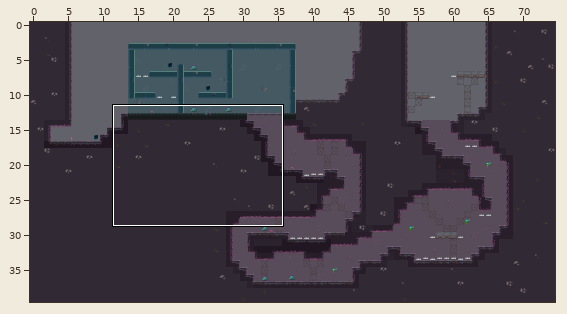
Tiled map (JSON): Eudaemon/assets/levels/level1.json. The first picture is a wide view before the edit; the outline marks the close-up.
Close-up. Before the commit:
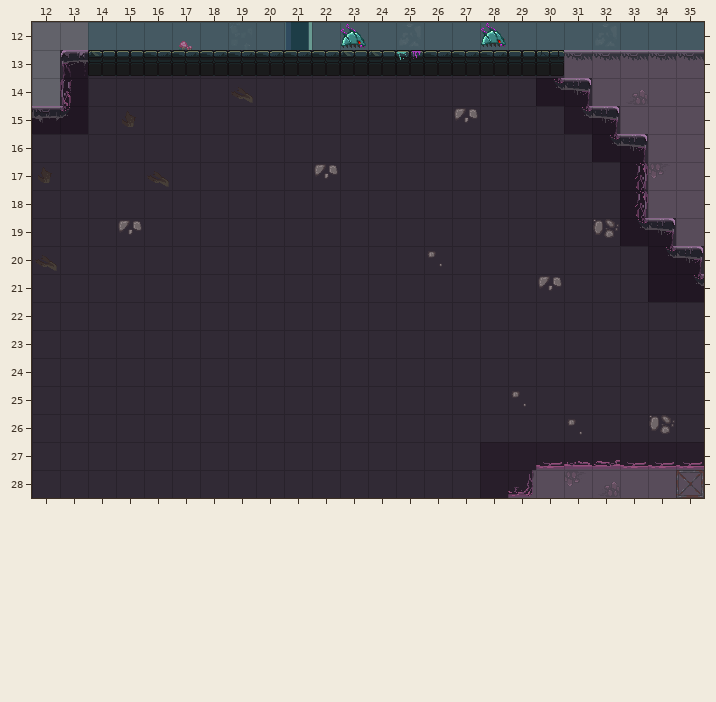
Cells are 32x32 px. Shown: x 12..35, y 12..28. The commit also changed other parts of the map, which this record leaves out.
After the commit:
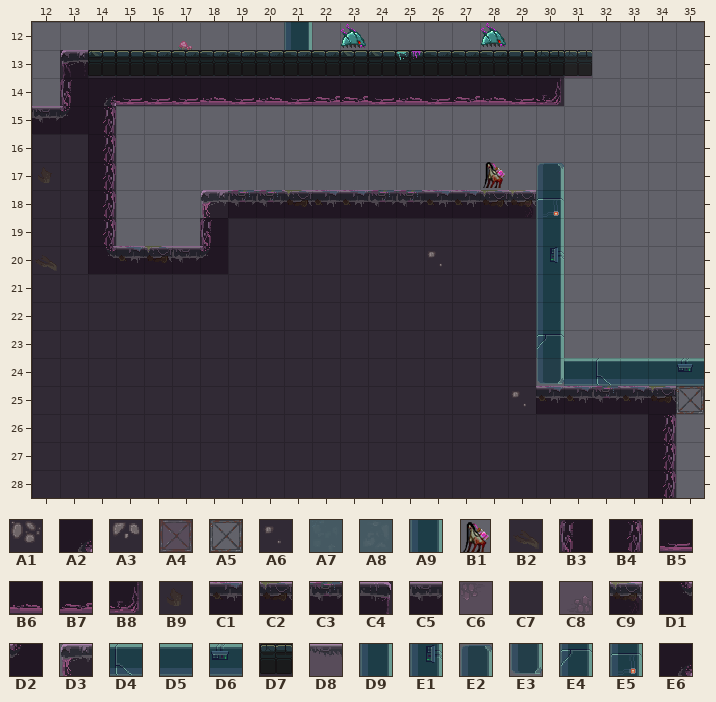
Key: from "Eudaemon Tilleset": A1 10 "DeepDirt1x1A", A2 11 "DeepDirt1x1B", A3 16 "DirtDeepDirt1x1D", A4 19 "Scaffolding1x1A", A5 22 "Scaffolding1x1D", A6 53 "DeepDirt1x1D", A7 57 "BGConcreteC", A8 58 "BGConcreteD", A9 60 "BGConcreteF", B1 84 "goombaTrackingGreater", B2 89 "CorruptedDirtC", B3 92 "CorruptedLeftA", B4 93 "CorruptedRightA", B5 99 "CorruptedBottomA", B6 100 "CorruptedBottomB", B7 101 "CorruptedBottomC", B8 103 "CorruptedBottomRightA", B9 105 "CorruptedDirtB", C1 107 "CorruptedTopC", C2 108 "CorruptedTopD", C3 109 "CorruptedTopE", C4 119 "CorruptedEndRightA", C5 122 "CorruptedTopA", C6 123 "CaveWallA", C7 124 "CaveWallB", C8 126 "CaveWallD", C9 127 "CorruptedCornerTile", D1 128 "CorruptedInnerCorner", D2 129 "CorruptedLeftCornerInner", D3 130 "CorruptedLeftCorner", D4 134 "MetalPlatformA", D5 137 "MetalPlatformD", D6 138 "MetalPlatformE", D7 142 "TiledFloorB", D8 147 "CaveWallTop", D9 148 "MetalPlatformDVert", E1 149 "MetalPlatformEVert", E2 151 "MetalPlatformLeftEndVert", E3 152 "MetalPlatformRightEndVer", E4 153 "MetalPlatformAVert", E5 154 "MetalPlatformBVert", E6 165 "CorruptedInnerCornerDown".
__ is an empty cell.
Objects are placed by their top-left corner, in cells (3,4 is the top-left corner of cell 3,4); size is 1x1 cell unless given.
Tiles replaced or removed in this view: A1, A2, A3, A4, A6, A7, A8, A9, B2, B4, B5, B6, B7, B8, B9, C4, C6, C7, C8, D1, D8.
See-through tiles are keyed as they look on the map.
The edit:
Changed rows in their new state; .. is an unchanged cell.
Layer "TileLayerBG2":
first column x 14:
12 __ __ __ __ __ __ __ .. __ __ __ __ __ __ __ __ __ __ __ __ __ __
13 .. .. .. .. .. .. .. .. .. .. .. .. .. .. .. .. .. C7 __ __ __ __
14 .. .. .. .. .. A2 .. .. .. .. .. .. .. .. .. .. .. __ __ __ __ __
15 .. __ __ __ __ __ __ __ __ __ __ __ __ __ __ __ __ __ __ __ __ __
16 .. __ __ __ __ __ __ __ __ __ __ __ __ __ __ __ __ __ __ __ __ __
17 .. __ __ __ __ __ __ __ __ __ __ __ __ __ __ __ __ __ __ __ __ __
18 .. __ __ __ __ .. .. .. .. .. .. .. .. .. .. C9 A9 __ __ __ __ __
19 .. __ __ __ .. .. .. .. .. .. .. .. .. .. .. .. A9 __ __ __ __ __
20 .. .. .. .. .. .. .. .. .. .. .. .. .. .. .. .. A9 __ __ __ __ __
21 .. .. .. .. .. .. .. .. .. .. .. .. .. .. .. .. A9 __ __ __ __ __
22 .. .. .. .. .. .. .. .. .. .. .. .. .. .. .. .. A9 __ __ __ __ __
23 .. .. .. .. .. .. .. .. .. .. .. .. .. .. .. .. A9 __ __ __ __ __
24 .. .. .. .. .. .. .. .. .. .. .. .. .. .. .. .. __ A9 A9 A9 A9 A9
25 .. .. .. .. .. .. .. .. .. .. .. .. .. .. .. .. .. .. .. .. .. A5
26 .. .. .. .. .. .. .. .. .. .. .. .. .. .. .. .. .. A2 .. .. A2 __
27 .. .. .. .. .. .. .. .. .. .. .. .. .. .. .. .. A2 A2 A2 A2 A2 __
28 .. .. .. .. .. .. .. .. .. .. .. .. .. .. .. A2 A2 A2 A2 A2 A2 __
Layer "TileLayerBG":
first column x 31:
15 __
first column x 35:
28 __
Layer "TileLayerFG":
first column x 14:
13 .. .. .. .. .. .. .. .. .. .. .. .. .. .. .. .. .. D7 .. .. .. ..
14 E6 B5 B5 B5 B6 B5 B6 B5 B7 B7 B5 B6 B5 B7 B6 B5 B8 __ .. .. .. ..
15 B4 .. .. .. .. .. .. .. .. .. .. .. .. .. .. .. .. __ __ .. .. ..
16 B4 .. .. .. .. .. .. .. .. .. .. .. .. .. .. .. .. .. __ __ .. ..
17 B4 .. .. .. .. .. .. .. .. .. .. .. .. .. .. .. E2 .. .. __ .. ..
18 B4 .. .. .. D3 C3 C3 C2 C1 C1 C3 C3 C1 C1 C2 C2 E5 .. .. __ .. ..
19 B4 .. .. .. B3 .. .. .. .. .. .. .. .. .. .. .. D9 .. .. __ __ ..
20 D1 C1 C2 C5 D2 .. .. .. .. .. .. .. .. .. .. .. E1 .. .. .. __ __
21 .. .. .. .. .. .. .. .. .. .. .. .. .. .. .. .. D9 .. .. .. __ __
22 .. .. .. .. .. .. .. .. .. .. .. .. .. .. .. .. D9 .. .. .. .. ..
23 .. .. .. .. .. .. .. .. .. .. .. .. .. .. .. .. E4 .. .. .. .. ..
24 .. .. .. .. .. .. .. .. .. .. .. .. .. .. .. .. E3 D5 D4 D5 D5 D6
25 .. .. .. .. .. .. .. .. .. .. .. .. .. .. .. .. C1 C1 C3 C1 C2 ..
26 .. .. .. .. .. .. .. .. .. .. .. .. .. .. .. .. .. .. .. .. B4 ..
27 .. .. .. .. .. .. .. .. .. .. .. .. .. .. .. .. __ __ __ __ B4 __
28 .. .. .. .. .. .. .. .. .. .. .. .. .. .. .. __ .. .. .. .. B4 ..
Layer "ObjectLayer":
added: B1 "Fast" at 28.1,16.9 size 0.9x1
Boxes around the changes in both close-ups, in picture pixels (x1, y1, x2, y2):
changed: (88, 22, 704, 498)
